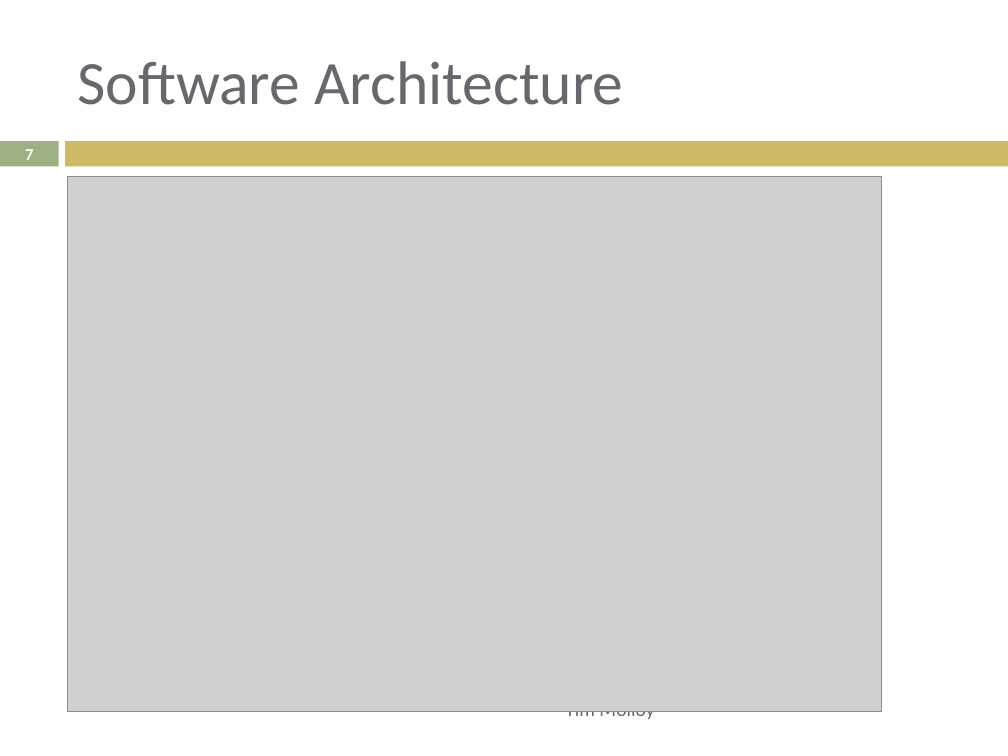
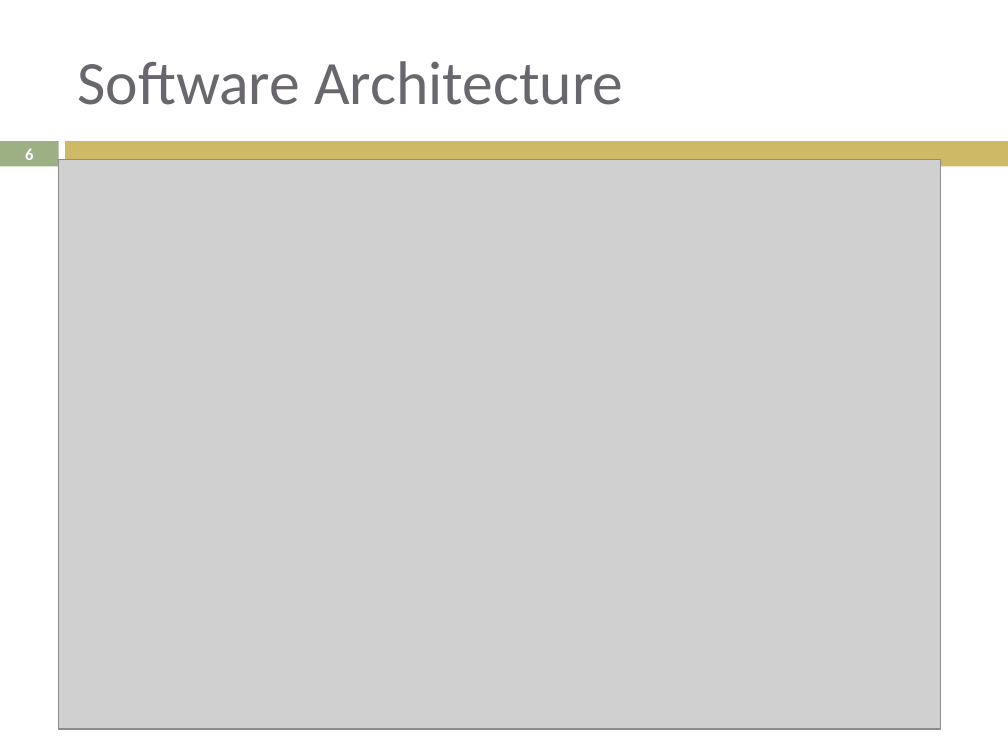
Before and after one commit to lijian8/ahns10, a slide deck: slide 6 of docproject/official_ahns/presentations/tim_semester1.pptx (slide 7 before the commit). Drawn at 1008x756 pixels with LibreOffice and Linux fonts; fonts in the diff are those of the drawing; grey boxes stand for pictures. Boxes give left, top, right and bottom in pixels: in the first picture for what was removed or moved away, otherwise in the second. Text is boxed around its words. In the diff, an @@ line names an element or a change of style, - is before the commit and + after.

```diff
--- a/docproject/official_ahns/presentations/tim_semester1.pptx
+++ b/docproject/official_ahns/presentations/tim_semester1.pptx
@@ page number at bbox=[25, 148, 33, 160]: text changed @@
-7
+6
@@ picture: place and size @@
-picture at bbox=[68, 176, 882, 711]
+picture at bbox=[58, 159, 940, 729]
@@ text removed at bbox=[565, 711, 654, 722] @@
-Tim Molloy
```
Also in this commit, not shown: 5 other slides changed, 3 slides added, 2 slides removed, 4 other files.
